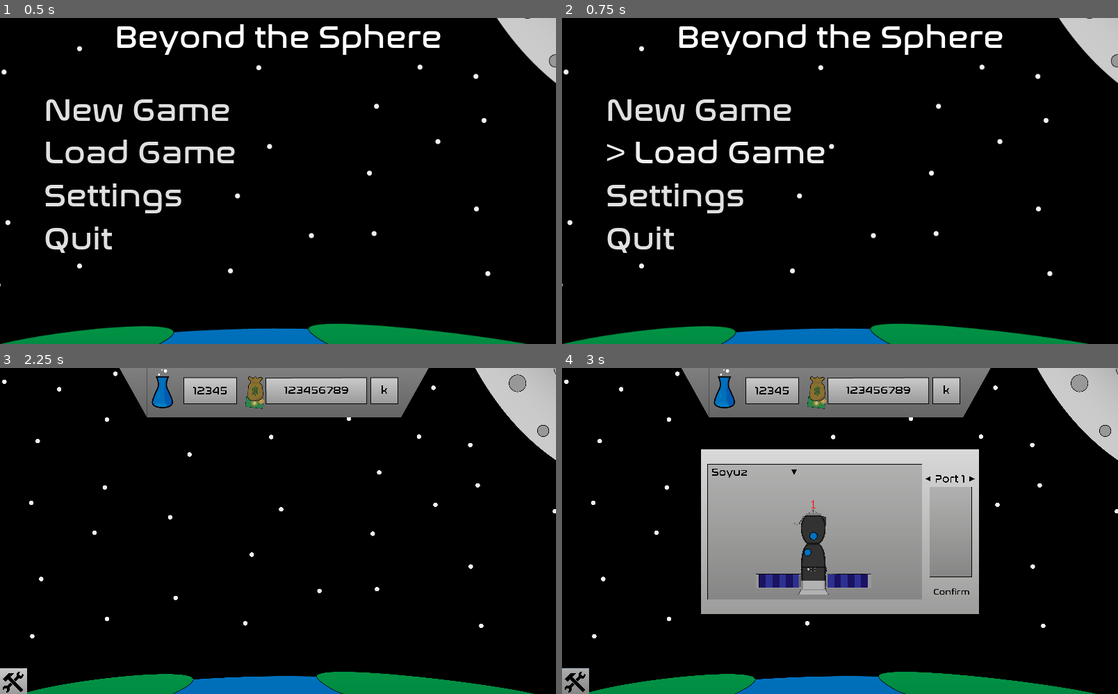
Above: before the commit, frames 1-4 (two rows, left to right).
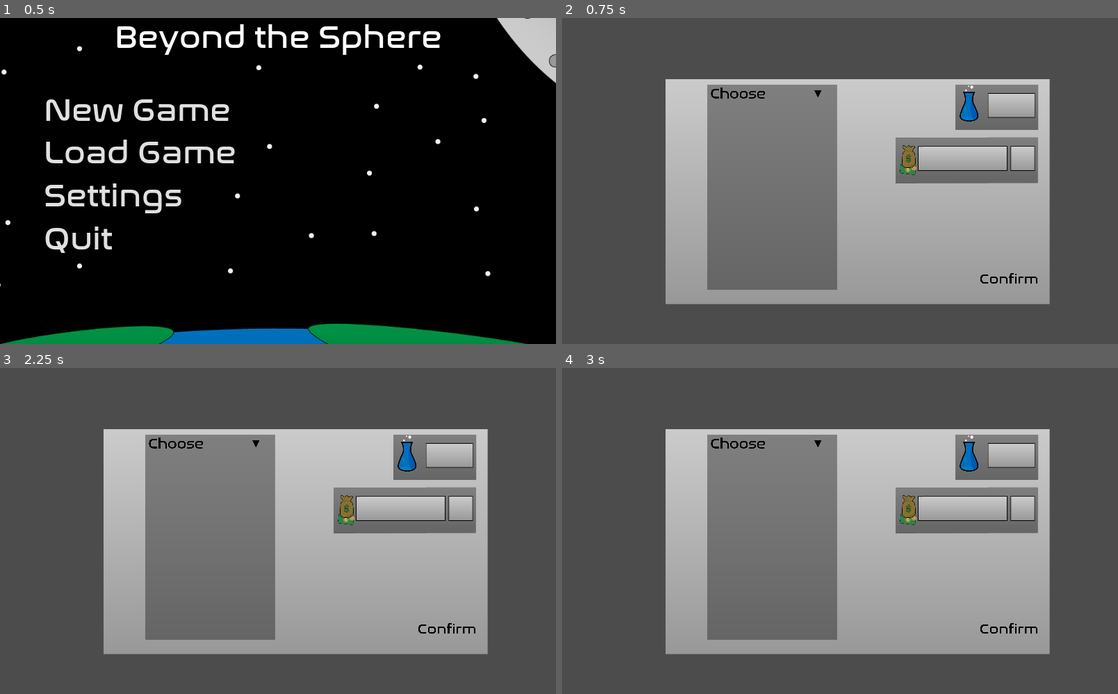
Above: after the commit, the same moments.

Repository: Periapsis-Studios/Beyond-the-Sphere-Vector
Game: Godot game, scene res://Scenes/MainMenu.tscn
The game is run twice, just before and just after one commit, with the same random seed, the same clock (stepped at 60 frames per second) and the same inputs.
Inputs (mouse positions are in pixels of both pictures, inside the frame that each line leads up to):
- Up to frame 1 (0.5 s): no input
- Up to frame 2 (0.75 s): click "Load Game" at 0.5 s
- Up to frame 3 (2.25 s): click (155, 504) at 1.25 s, where only the run before the commit has a clickable "> Load Game"; click (139, 459) at 2 s, where only the run before the commit has a clickable "New Game"
- Up to frame 4 (3 s): click (573, 680) at 2.77 s

Frame 1 is identical in both runs. In frame 2, 99% of the frame differs, in the area x 0-100%, y 0-100%; in frame 3, 99%; in frame 4, 92%.

Commit message:
Persistent data (Savegames)

Diff:
--- a/Locales/BtS localization - Sheet1.csv
+++ b/Locales/BtS localization - Sheet1.csv
@@ -4,3 +4,9 @@
 settings,Settings,Nastavení
 quit,Quit,Ukončit
 confirm,Confirm,Potvrdit
+name,Name,Název
+easy,Easy,Jednoduchá
+normal,Normal,Normální
+hard,Hard,Těžká
+sandbox,Sandbox,Pískoviště
+choose,Choose,Vyber
--- a/Scenes/EarthMain.tscn
+++ b/Scenes/EarthMain.tscn
@@ -17,3 +17,5 @@
 zoom = Vector2( 5, 5 )
 
 [node name="Tween" type="Tween" parent="."]
+
+[node name="CameraTween" type="Tween" parent="."]
--- /dev/null
+++ b/Scenes/LoadGame.tscn
@@ -0,0 +1,77 @@
+[gd_scene load_steps=5 format=2]
+
+[ext_resource path="res://Textures/UI/LoadGame.png" type="Texture" id=1]
+[ext_resource path="res://Scripts/Scene/LoadGame.gd" type="Script" id=2]
+[ext_resource path="res://Scenes/UI/Dropdown.tscn" type="PackedScene" id=3]
+[ext_resource path="res://Themes/Dropdown.tres" type="Theme" id=4]
+
+[node name="Control" type="Control"]
+anchor_right = 1.0
+anchor_bottom = 1.0
+rect_pivot_offset = Vector2( 768, 468 )
+script = ExtResource( 2 )
+
+[node name="TextureRect" type="TextureRect" parent="."]
+anchor_left = 0.5
+anchor_top = 0.5
+anchor_right = 0.5
+anchor_bottom = 0.5
+margin_left = -321.5
+margin_top = -188.5
+margin_right = 321.5
+margin_bottom = 188.5
+rect_scale = Vector2( 1.1, 1.1 )
+texture = ExtResource( 1 )
+expand = true
+stretch_mode = 1
+
+[node name="Control" parent="." instance=ExtResource( 3 )]
+margin_left = 273.0
+margin_top = 124.0
+margin_right = -395.0
+margin_bottom = 243.0
+rect_scale = Vector2( 0.52, 0.52 )
+options = [  ]
+defaultOption = "choose"
+
+[node name="Science" type="Label" parent="."]
+margin_left = 785.0
+margin_top = 139.0
+margin_right = 1439.0
+margin_bottom = 477.0
+rect_scale = Vector2( 0.13, 0.13 )
+theme = ExtResource( 4 )
+align = 1
+valign = 1
+
+[node name="MoneyNum" type="Label" parent="."]
+margin_left = 657.0
+margin_top = 237.0
+margin_right = 1911.0
+margin_bottom = 568.0
+rect_scale = Vector2( 0.13, 0.13 )
+theme = ExtResource( 4 )
+align = 1
+valign = 1
+
+[node name="MoneySign" type="Label" parent="."]
+margin_left = 827.0
+margin_top = 237.0
+margin_right = 1158.0
+margin_bottom = 568.0
+rect_scale = Vector2( 0.13, 0.13 )
+theme = ExtResource( 4 )
+align = 1
+valign = 1
+
+[node name="Confirm" type="Button" parent="."]
+margin_left = 769.0
+margin_top = 465.0
+margin_right = 1590.0
+margin_bottom = 703.0
+rect_scale = Vector2( 0.13, 0.13 )
+theme = ExtResource( 4 )
+text = "confirm"
+
+[connection signal="optionChanged" from="Control" to="." method="selected"]
+[connection signal="pressed" from="Confirm" to="." method="confirmed"]
--- a/Scenes/MainMenu.tscn
+++ b/Scenes/MainMenu.tscn
@@ -62,9 +62,6 @@
 custom_styles/disabled = SubResource( 4 )
 custom_styles/normal = SubResource( 5 )
 text = "loadGame"
-__meta__ = {
-"_edit_use_anchors_": false
-}
 
 [node name="Settings" type="Button" parent="."]
 margin_left = 81.0
@@ -101,6 +98,7 @@
 [connection signal="pressed" from="NewGame" to="." method="_on_NewGame_pressed"]
 [connection signal="mouse_entered" from="LoadGame" to="." method="_on_LoadGame_mouse_entered"]
 [connection signal="mouse_exited" from="LoadGame" to="." method="_on_LoadGame_mouse_exited"]
+[connection signal="pressed" from="LoadGame" to="." method="_on_LoadGame_pressed"]
 [connection signal="mouse_entered" from="Settings" to="." method="_on_Settings_mouse_entered"]
 [connection signal="mouse_exited" from="Settings" to="." method="_on_Settings_mouse_exited"]
 [connection signal="mouse_entered" from="Quit" to="." method="_on_Quit_mouse_entered"]
--- a/Scenes/Modules/Salyut.tscn
+++ b/Scenes/Modules/Salyut.tscn
@@ -1,9 +1,10 @@
-[gd_scene load_steps=8 format=2]
+[gd_scene load_steps=9 format=2]
 
 [ext_resource path="res://Scripts/Backend/PortButton.gd" type="Script" id=1]
 [ext_resource path="res://Themes/DockPortColor.tres" type="StyleBox" id=2]
 [ext_resource path="res://Textures/Spacecraft/Salyut-1.png" type="Texture" id=3]
 [ext_resource path="res://Textures/Spacecraft/RussianDockDrogue.png" type="Texture" id=4]
+[ext_resource path="res://Scripts/Backend/Module.gd" type="Script" id=5]
 
 [sub_resource type="StyleBoxEmpty" id=7]
 
@@ -15,6 +16,10 @@
 [node name="Node2D" type="Node2D"]
 z_index = 1
 z_as_relative = false
+script = ExtResource( 5 )
+ports = {
+0: false
+}
 
 [node name="Port1" type="Sprite" parent="."]
 position = Vector2( 0, -949 )
@@ -40,7 +45,6 @@
 script = ExtResource( 1 )
 type = "RUS_DROGUE"
 moduleName = "Salyut"
-portNum = 1
 
 [node name="Area2D" type="Area2D" parent="."]
 
--- a/Scenes/Modules/Soyuz.tscn
+++ b/Scenes/Modules/Soyuz.tscn
@@ -1,9 +1,10 @@
-[gd_scene load_steps=8 format=2]
+[gd_scene load_steps=9 format=2]
 
 [ext_resource path="res://Themes/DockPortColor.tres" type="StyleBox" id=1]
 [ext_resource path="res://Textures/Spacecraft/Soyuz.png" type="Texture" id=2]
 [ext_resource path="res://Scripts/Backend/PortButton.gd" type="Script" id=3]
 [ext_resource path="res://Textures/Spacecraft/RussianDockPort.png" type="Texture" id=4]
+[ext_resource path="res://Scripts/Backend/Module.gd" type="Script" id=5]
 
 [sub_resource type="RectangleShape2D" id=6]
 extents = Vector2( 1320, 887.5 )
@@ -14,6 +15,10 @@
 
 [node name="Node2D" type="Node2D"]
 z_as_relative = false
+script = ExtResource( 5 )
+ports = {
+0: false
+}
 
 [node name="Port1" type="Sprite" parent="."]
 position = Vector2( 0, -949 )
@@ -45,4 +50,3 @@
 script = ExtResource( 3 )
 type = "RUS_PROBE"
 moduleName = "Soyuz"
-portNum = 1
--- a/Scenes/Modules/Template.tscn
+++ b/Scenes/Modules/Template.tscn
@@ -1,9 +1,10 @@
-[gd_scene load_steps=8 format=2]
+[gd_scene load_steps=9 format=2]
 
 [ext_resource path="res://Themes/DockPortColor.tres" type="StyleBox" id=1]
 [ext_resource path="res://Textures/Spacecraft/Soyuz.png" type="Texture" id=2]
 [ext_resource path="res://Scripts/Backend/PortButton.gd" type="Script" id=3]
 [ext_resource path="res://Textures/Spacecraft/RussianDockPort.png" type="Texture" id=4]
+[ext_resource path="res://Scripts/Backend/Module.gd" type="Script" id=5]
 
 [sub_resource type="StyleBoxEmpty" id=8]
 
@@ -13,6 +14,10 @@
 extents = Vector2( 1320, 887.5 )
 
 [node name="Node2D" type="Node2D"]
+script = ExtResource( 5 )
+ports = {
+0: false
+}
 
 [node name="Port1" type="Sprite" parent="."]
 position = Vector2( 0, -949.379 )
@@ -36,7 +41,6 @@
 script = ExtResource( 3 )
 type = "RUS_PROBE"
 moduleName = "Template"
-portNum = 1
 
 [node name="Area2D" type="Area2D" parent="."]
 
--- /dev/null
+++ b/Scenes/NewGame.tscn
@@ -0,0 +1,60 @@
+[gd_scene load_steps=5 format=2]
+
+[ext_resource path="res://Textures/UI/NewGame.png" type="Texture" id=1]
+[ext_resource path="res://Scenes/UI/Dropdown.tscn" type="PackedScene" id=2]
+[ext_resource path="res://Themes/Dropdown.tres" type="Theme" id=3]
+[ext_resource path="res://Scripts/Scene/NewGame.gd" type="Script" id=4]
+
+[node name="Control" type="Control"]
+anchor_left = 0.5
+anchor_top = 0.5
+anchor_right = 0.5
+anchor_bottom = 0.5
+margin_left = -512.0
+margin_top = -300.0
+margin_right = 512.0
+margin_bottom = 300.0
+script = ExtResource( 4 )
+
+[node name="TextureRect" type="TextureRect" parent="."]
+anchor_left = 0.5
+anchor_top = 0.5
+anchor_right = 0.5
+anchor_bottom = 0.5
+margin_left = -321.5
+margin_top = -188.5
+margin_right = 321.5
+margin_bottom = 188.5
+rect_scale = Vector2( 1.1, 1.1 )
+texture = ExtResource( 1 )
+expand = true
+stretch_mode = 1
+
+[node name="LineEdit" type="LineEdit" parent="."]
+margin_left = 306.0
+margin_top = 130.0
+margin_right = 2026.0
+margin_bottom = 435.0
+rect_scale = Vector2( 0.13, 0.13 )
+theme = ExtResource( 3 )
+text = "Name"
+
+[node name="Control" parent="." instance=ExtResource( 2 )]
+margin_left = 305.0
+margin_top = 220.0
+margin_right = -348.0
+margin_bottom = -40.0
+rect_scale = Vector2( 0.52, 0.52 )
+options = [ "easy", "normal", "hard", "sandbox" ]
+defaultOption = "easy"
+
+[node name="Confirm" type="Button" parent="."]
+margin_left = 742.0
+margin_top = 450.0
+margin_right = 1579.0
+margin_bottom = 688.0
+rect_scale = Vector2( 0.1, 0.1 )
+theme = ExtResource( 3 )
+text = "confirm"
+
+[connection signal="pressed" from="Confirm" to="." method="_on_Confirm_pressed"]
--- a/Scenes/UI/EarthUI.tscn
+++ b/Scenes/UI/EarthUI.tscn
@@ -7,6 +7,7 @@
 [ext_resource path="res://Textures/UI/Button-Generic.png" type="Texture" id=5]
 [ext_resource path="res://Textures/UI/Build-Icon.png" type="Texture" id=6]
 [ext_resource path="res://Scripts/UI/EarthUI.gd" type="Script" id=7]
+[ext_resource path="res://Textures/UI/Pause-Icon.png" type="Texture" id=8]
 
 [sub_resource type="DynamicFont" id=1]
 size = 200
@@ -30,6 +31,17 @@
 anchor_right = 1.0
 anchor_bottom = 1.0
 script = ExtResource( 7 )
+
+[node name="Background" type="CanvasLayer" parent="."]
+layer = -2
+
+[node name="Background" type="TextureRect" parent="Background"]
+margin_left = -95.0
+margin_top = -31.0
+margin_right = 5597.0
+margin_bottom = 3172.0
+rect_scale = Vector2( 0.22, 0.22 )
+texture = ExtResource( 1 )
 
 [node name="UI" type="CanvasLayer" parent="."]
 layer = 2
@@ -104,15 +116,39 @@
 scale = Vector2( 0.454, 0.454 )
 texture = ExtResource( 6 )
 
-[node name="Background" type="CanvasLayer" parent="."]
-layer = -2
+[node name="PauseButton" type="Button" parent="UI"]
+anchor_right = 0.012
+anchor_bottom = 0.033
+margin_left = 5.96046e-08
+margin_top = 4.03897e-28
+margin_right = 487.712
+margin_bottom = 480.2
+rect_min_size = Vector2( 0.1, 0.1 )
+rect_scale = Vector2( 0.1, 0.1 )
+custom_colors/font_color_disabled = Color( 0, 0, 0, 1 )
+custom_colors/font_color_focus = Color( 0, 0, 0, 1 )
+custom_colors/font_color = Color( 0, 0, 0, 1 )
+custom_colors/font_color_hover = Color( 0, 0, 0, 1 )
+custom_colors/font_color_pressed = Color( 0, 0, 0, 1 )
+custom_fonts/font = ExtResource( 2 )
+custom_styles/hover = SubResource( 2 )
+custom_styles/pressed = SubResource( 3 )
+custom_styles/normal = SubResource( 4 )
 
-[node name="Background" type="TextureRect" parent="Background"]
-margin_left = -95.0
-margin_top = -31.0
-margin_right = 5597.0
-margin_bottom = 3172.0
-rect_scale = Vector2( 0.22, 0.22 )
-texture = ExtResource( 1 )
+[node name="Sprite" type="Sprite" parent="UI/PauseButton"]
+position = Vector2( 250, 240 )
+scale = Vector2( 8, 10 )
+texture = ExtResource( 8 )
+
+[node name="Sprite2" type="Sprite" parent="UI/PauseButton"]
+position = Vector2( 250, 360 )
+scale = Vector2( 8, 10 )
+texture = ExtResource( 8 )
+
+[node name="Sprite3" type="Sprite" parent="UI/PauseButton"]
+position = Vector2( 250, 120 )
+scale = Vector2( 8, 10 )
+texture = ExtResource( 8 )
 
 [connection signal="pressed" from="UI/BuildButton" to="." method="_on_BuildButton_pressed"]
+[connection signal="pressed" from="UI/PauseButton" to="." method="_on_PauseButton_pressed"]
--- /dev/null
+++ b/Scenes/UI/PauseMenu.tscn
@@ -0,0 +1,52 @@
+[gd_scene load_steps=4 format=2]
+
+[ext_resource path="res://Scripts/UI/PauseMenu.gd" type="Script" id=1]
+[ext_resource path="res://Textures/UI/Pause.png" type="Texture" id=2]
+[ext_resource path="res://Themes/Dropdown.tres" type="Theme" id=3]
+
+[node name="Control" type="Control"]
+anchor_left = 0.5
+anchor_top = 0.5
+anchor_right = 0.5
+anchor_bottom = 0.5
+margin_left = -150.0
+margin_top = -300.0
+margin_right = 150.0
+margin_bottom = 300.0
+script = ExtResource( 1 )
+
+[node name="TextureRect" type="TextureRect" parent="."]
+margin_right = 40.0
+margin_bottom = 40.0
+texture = ExtResource( 2 )
+
+[node name="Resume" type="Button" parent="."]
+margin_left = 27.0
+margin_top = 71.0
+margin_right = 1262.0
+margin_bottom = 431.0
+rect_scale = Vector2( 0.2, 0.2 )
+theme = ExtResource( 3 )
+text = "resume"
+
+[node name="Save" type="Button" parent="."]
+margin_left = 27.0
+margin_top = 170.0
+margin_right = 1262.0
+margin_bottom = 530.0
+rect_scale = Vector2( 0.2, 0.2 )
+theme = ExtResource( 3 )
+text = "save"
+
+[node name="Menu" type="Button" parent="."]
+margin_left = 29.0
+margin_top = 277.0
+margin_right = 1264.0
+margin_bottom = 637.0
+rect_scale = Vector2( 0.2, 0.2 )
+theme = ExtResource( 3 )
+text = "menu"
+
+[connection signal="pressed" from="Resume" to="." method="_on_Resume_pressed"]
+[connection signal="pressed" from="Save" to="." method="_on_Save_pressed"]
+[connection signal="pressed" from="Menu" to="." method="_on_Menu_pressed"]
--- a/Scripts/Backend/GlobalData.gd
+++ b/Scripts/Backend/GlobalData.gd
@@ -4,19 +4,19 @@
 var saveName: String
 var money: int
 var science: int
+var loading: bool
 
 
 var soyuz = {
-	"portTypes": {1: "RUS_PROBE"},
-	"portPos": {1: Vector2(0, -930)},
-	"portRot": {1: 0},
+	"portTypes": {0: "RUS_PROBE"},
+	"portPos": {0: Vector2(0, -930)},
+	"portRot": {0: 0},
 	"portNum": 1
 }
-
 var salyut1 = {
-	"portTypes": {1: "RUS_DROGUE"},
-	"portPos": {1: Vector2(0, -975)},
-	"portRot": {1: 0},
+	"portTypes": {0: "RUS_DROGUE"},
+	"portPos": {0: Vector2(0, -975)},
+	"portRot": {0: 0},
 	"portNum": 1
 }
 
@@ -29,3 +29,74 @@
 	"Soyuz",
 	"Salyut"
 ]
+
+
+func saveData():
+	if not Directory.new().dir_exists("user://saves/" + saveName):
+		Directory.new().make_dir("user://saves/" + saveName)
+	var saveFile = File.new()
+	saveFile.open("user://saves/" + saveName + "/data.json", File.WRITE)
+	var data_dict = {
+		"money": money,
+		"science": science
+	}
+	saveFile.store_line(to_json(data_dict))
+	saveFile.close()
+
+
+func saveStation():
+	var saveFile = File.new()
+	saveFile.open("user://saves/" + saveName + "/station.json", File.WRITE)
+	for module in Station.dockedModules:
+		var module_dict = {
+			"name": module[1],
+			"posx": module[0].position.x,
+			"posy": module[0].position.y,
+			"rot": module[0].rotation_degrees,
+			"ports": module[0].ports
+		}
+		saveFile.store_line(to_json(module_dict))
+	saveFile.close()
+
+
+func loadData(name: String):
+	var dataFile = File.new()
+	if not dataFile.file_exists("user://saves/" + name + "/data.json"):
+		return 1
+
+	dataFile.open("user://saves/" + name + "/data.json", File.READ)
+	while dataFile.get_position() < dataFile.get_len():
+		var data = parse_json(dataFile.get_line())
+
+		saveName = name
+		money = data["money"]
+		science = data["science"]
+	dataFile.close()
+
+
+func loadStation():
+	loading = true
+	get_tree().change_scene("res://Scenes/EarthMain.tscn")
+
+
+func finishLoading():
+	var stationFile = File.new()
+	if not stationFile.file_exists("user://saves/" + saveName + "/station.json"):
+		return 1
+
+	stationFile.open("user://saves/" + saveName + "/station.json", File.READ)
+	while stationFile.get_position() < stationFile.get_len():
+		var stationLine: Dictionary = parse_json(stationFile.get_line())
+
+		var moduleScene = load("res://Scenes/Modules/" + stationLine["name"] + ".tscn")
+		var moduleInstance = moduleScene.instance()
+
+		get_parent().get_node("Control").get_node("Camera2D").add_child(moduleInstance)
+		moduleInstance.position = Vector2(stationLine["posx"], stationLine["posy"])
+		moduleInstance.rotation_degrees = stationLine["rot"]
+		for port in stationLine["ports"]:
+			moduleInstance.ports[int(port)] = stationLine["ports"][port]
+			print(stationLine["ports"][port])
+		Station.dockedModules.append([moduleInstance, stationLine["name"]])
+	stationFile.close()
+	loading = false
--- /dev/null
+++ b/Scripts/Backend/Module.gd
@@ -0,0 +1,3 @@
+extends Node
+
+export var ports: Dictionary
--- a/Scripts/Backend/PortButton.gd
+++ b/Scripts/Backend/PortButton.gd
@@ -1,7 +1,6 @@
 extends Button
 
 
-export var isDocked: bool = false
 export var type: String
 export var moduleName: String
 export var portNum: int
--- a/Scripts/Backend/Station.gd
+++ b/Scripts/Backend/Station.gd
@@ -5,4 +5,4 @@
 
 
 func dockModule(moduleName: String, moduleInstance: Node):
-	dockedModules.append(moduleInstance)
+	dockedModules.append([moduleInstance, moduleName])
--- a/Scripts/Scene/EarthMain.gd
+++ b/Scripts/Scene/EarthMain.gd
@@ -3,11 +3,16 @@
 
 onready var camera = $Camera2D
 onready var tween: Tween = $Tween
-onready var cameraTween = Tween.new()
+onready var cameraTween: Tween = $CameraTween
 const DOCKSPEED = 5
 const DOCKDIST = 5000
 const MOVESPEED = 10
 var selectedPort = null
+
+
+func _ready():
+	if Data.loading:
+		Data.finishLoading()
 
 
 func _input(event):
@@ -56,12 +61,17 @@
 	if Station.dockedModules.size() == 0:
 		targetSelected(Vector2(0, 0), 270, "ANY") # RUS_PROBE is ignored
 
+	var enabled: int = 0
 	for button in get_tree().get_nodes_in_group("PortButtons"):
-		if button.isDocked == true:
+		if button.get_parent().ports[button.portNum] == true:
 			continue
 		button.disabled = false
 
 		button.connect("dockRequested", self, "targetSelected")
+		enabled += 1
+
+	if enabled == 0:
+		endBuild()
 
 
 func endBuild():
@@ -109,10 +119,10 @@
 						Tween.EASE_IN_OUT
 					)
 					tween.start()
-					moduleInstance.get_node("Port" + str(port) + "Button").isDocked = true
-					Station.dockModule(module, moduleInstance)
-					if selectedPort != null:
-						selectedPort.isDocked = true
+					moduleInstance.ports[port] = true
+					Station.dockModule(module, moduleInstance)
+					if selectedPort != null:
+						selectedPort.get_parent().ports[selectedPort.portNum] = true
 				else:
 					moduleInstance.queue_free()
 
@@ -135,9 +145,9 @@
 					)
 					tween.start()
 					Station.dockModule(module, moduleInstance)
-					moduleInstance.get_node("Port" + str(port) + "Button").isDocked = true
-					if selectedPort != null:
-						selectedPort.isDocked = true
+					moduleInstance.ports[port] = true
+					if selectedPort != null:
+						selectedPort.get_parent().ports[selectedPort.portNum] = true
 				else:
 					moduleInstance.queue_free()
 
@@ -160,9 +170,9 @@
 					)
 					tween.start()
 					Station.dockModule(module, moduleInstance)
-					moduleInstance.get_node("Port" + str(port) + "Button").isDocked = true
-					if selectedPort != null:
-						selectedPort.isDocked = true
+					moduleInstance.ports[port] = true
+					if selectedPort != null:
+						selectedPort.get_parent().ports[selectedPort.portNum] = true
 				else:
 					moduleInstance.queue_free()
 
@@ -186,10 +196,10 @@
 					)
 					tween.start()
 					if not Station.dockedModules.size() == 0:
-						moduleInstance.get_node("Port1Button").isDocked = true
-					Station.dockModule(module, moduleInstance)
-					if selectedPort != null:
-						selectedPort.isDocked = true
+						moduleInstance.ports[port] = true
+					Station.dockModule(module, moduleInstance)
+					if selectedPort != null:
+						selectedPort.get_parent().ports[selectedPort.portNum] = true
 				else:
 					moduleInstance.queue_free()
 	selectedPort = null
--- /dev/null
+++ b/Scripts/Scene/LoadGame.gd
@@ -0,0 +1,47 @@
+extends Control
+
+
+var selected: bool = false
+
+
+func _ready():
+	var dir = Directory.new()
+	if not dir.dir_exists("user://saves/"):
+		print(dir.make_dir("user://saves/"))
+
+	dir.open("user://saves/")
+	dir.list_dir_begin()
+
+	var i = 0
+	while true:
+		var file = dir.get_next()
+		if file == "":
+			break
+		elif dir.current_is_dir() and i >= 2:
+			$Control.options.append(file)
+		i += 1
+
+	dir.list_dir_end()
+
+
+func selected(name):
+	selected = true
+	Data.loadData(name)
+	$Science.text = str(Data.science)
+	$MoneyNum.text = str(Data.money / (Data.money / 10 % 6 + 1))
+	match Data.money / 10 % 6:
+		0: $MoneySign.text = ""
+		1: $MoneySign.text = "k"
+		2: $MoneySign.text = "M"
+		3: $MoneySign.text = "G"
+		4: $MoneySign.text = "T"
+		5: $MoneySign.text = "P"
+		6: $MoneySign.text = "E"
+		7: $MoneySign.text = "Z"
+		8: $MoneySign.text = "Y"
+
+
+func confirmed():
+	if not selected:
+		return
+	Data.loadStation()
--- a/Scripts/Scene/MenuController.gd
+++ b/Scripts/Scene/MenuController.gd
@@ -6,7 +6,7 @@
 onready var quit = get_node("Quit")
 
 func _on_NewGame_pressed():
-	get_tree().change_scene("res://Scenes/EarthMain.tscn")
+	get_tree().change_scene("res://Scenes/NewGame.tscn")
 
 func _on_NewGame_mouse_entered():
 	new_game.text = "> " + tr("newGame")
@@ -14,6 +14,10 @@
 
 func _on_NewGame_mouse_exited():
 	new_game.text = "newGame"
+
+
+func _on_LoadGame_pressed():
+	get_tree().change_scene("res://Scenes/LoadGame.tscn")
 
 
 func _on_LoadGame_mouse_entered():
--- /dev/null
+++ b/Scripts/Scene/NewGame.gd
@@ -0,0 +1,10 @@
+extends Control
+
+
+func _ready():
+	$LineEdit.text = tr("name")
+
+
+func _on_Confirm_pressed():
+	Data.saveName = $LineEdit.text
+	get_tree().change_scene("res://Scenes/EarthMain.tscn")
--- a/Scripts/UI/EarthUI.gd
+++ b/Scripts/UI/EarthUI.gd
@@ -46,3 +46,8 @@
 func confirmSelection(module, port):
 	get_parent().dock(pos, rot, targetType, module, port)
 	hideSelector()
+
+
+func _on_PauseButton_pressed():
+	var pauseScene = load("res://Scenes/UI/PauseMenu.tscn")
+	$UI.add_child(pauseScene.instance())
--- a/Scripts/UI/ModuleDropdown.gd
+++ b/Scripts/UI/ModuleDropdown.gd
@@ -8,19 +8,21 @@
 
 
 func ready(type):
-	$ModuleDropdown.defaultOption = Data.unlockedModules[0]
 	for module in Data.unlockedModules:
 		if type == "ANY":
 			$ModuleDropdown.options.append(module)
-		elif Data.validCouples[type] in Data.modules[module]["portTypes"]:
-			$ModuleDropdown.options.append(module)
-	item_selected(Data.unlockedModules[0])
+		else:
+			for port in Data.modules[module]["portTypes"]:
+				if Data.modules[module]["portTypes"][port] == Data.validCouples[type]:
+					$ModuleDropdown.options.append(module)
+	$ModuleDropdown.defaultOption = $ModuleDropdown.options[0]
+	item_selected($ModuleDropdown.options[0])
 
 
 func item_selected(option):
 	$ModulePreview.texture = load("res://Textures/ModulePreviews/" + option + ".png")
 	portNum = 1
-	maxPort = Data.modules[option]["portNum"]
+	maxPort = Data.modules[option]["portNum"] + 1
 
 
 func decreasePort():
@@ -28,7 +30,7 @@
 	if portNum == 0:
 		portNum = maxPort
 
-	$PortNum.text = "Port" + str(portNum)
+	$PortNum.text = "Port " + str(portNum)
 
 
 func increasePort():
@@ -36,8 +38,8 @@
 	if portNum > maxPort:
 		portNum = 1
 
-	$PortNum.text = "Port" + str(portNum)
+	$PortNum.text = "Port " + str(portNum)
 
 
 func confirmPress():
-	emit_signal("confirmed", $ModuleDropdown/BaseButton.text, portNum)
+	emit_signal("confirmed", $ModuleDropdown/BaseButton.text, portNum - 1)
--- /dev/null
+++ b/Scripts/UI/PauseMenu.gd
@@ -0,0 +1,16 @@
+extends Control
+
+
+
+func _on_Resume_pressed():
+	self.queue_free()
+
+
+func _on_Save_pressed():
+	Data.saveData()
+	Data.saveStation()
+	self.queue_free()
+
+
+func _on_Menu_pressed():
+	get_tree().change_scene("res://Scenes/MainMenu.tscn")
--- a/Themes/Dropdown.tres
+++ b/Themes/Dropdown.tres
@@ -14,6 +14,12 @@
 [sub_resource type="StyleBoxEmpty" id=37]
 
 [sub_resource type="StyleBoxEmpty" id=38]
+
+[sub_resource type="StyleBoxEmpty" id=39]
+
+[sub_resource type="StyleBoxEmpty" id=40]
+
+[sub_resource type="StyleBoxEmpty" id=41]
 
 [sub_resource type="StyleBoxEmpty" id=14]
 
@@ -64,6 +70,17 @@
 Label/colors/font_outline_modulate = Color( 0, 0, 0, 1 )
 Label/fonts/font = ExtResource( 2 )
 Label/styles/normal = SubResource( 38 )
+LineEdit/colors/clear_button_color = Color( 0, 0, 0, 1 )
+LineEdit/colors/clear_button_color_pressed = Color( 0, 0, 0, 1 )
+LineEdit/colors/cursor_color = Color( 0, 0, 0, 1 )
+LineEdit/colors/font_color = Color( 0, 0, 0, 1 )
+LineEdit/colors/font_color_selected = Color( 0, 0, 0, 1 )
+LineEdit/colors/font_color_uneditable = Color( 0, 0, 0, 0.898039 )
+LineEdit/colors/selection_color = Color( 0.196078, 0.196078, 0.196078, 1 )
+LineEdit/fonts/font = ExtResource( 2 )
+LineEdit/styles/focus = SubResource( 39 )
+LineEdit/styles/normal = SubResource( 40 )
+LineEdit/styles/read_only = SubResource( 41 )
 OptionButton/colors/font_color = Color( 0, 0, 0, 1 )
 OptionButton/colors/font_color_disabled = Color( 0, 0, 0, 1 )
 OptionButton/colors/font_color_focus = Color( 0, 0, 0, 1 )
Binary file changed: Locales/BtS localization - Sheet1.cs.translation
Binary file changed: Locales/BtS localization - Sheet1.en.translation
Not shown: 1 places in Scenes/UI/EarthUI.tscn that only renumber resources
Binary file added: Textures/UI/LoadGame.png
Not shown, added: Textures/UI/LoadGame.png.import
Binary file added: Textures/UI/NewGame.png
Not shown, added: Textures/UI/NewGame.png.import
Binary file added: Textures/UI/Pause-Icon.png
Not shown, added: Textures/UI/Pause-Icon.png.import
Binary file added: Textures/UI/Pause.png
Not shown, added: Textures/UI/Pause.png.import
Not shown: 1 places in Themes/Dropdown.tres that only renumber resources
(and 4 more such lines)
